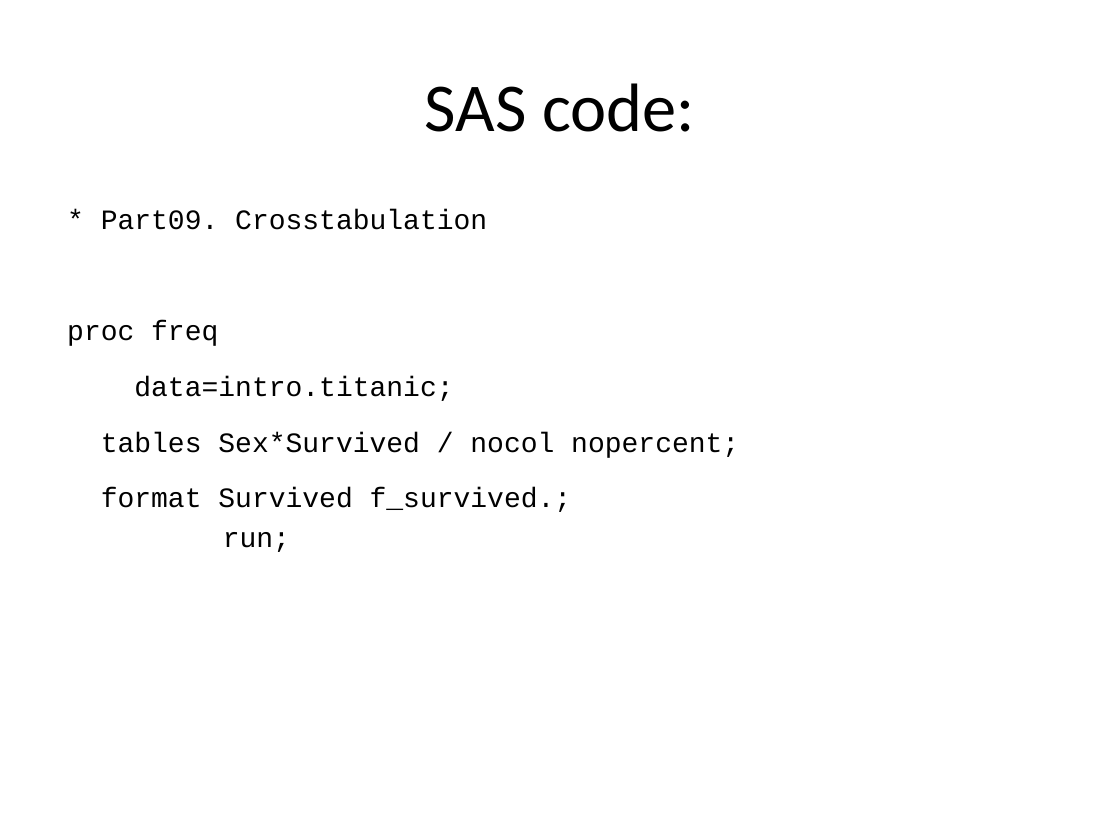
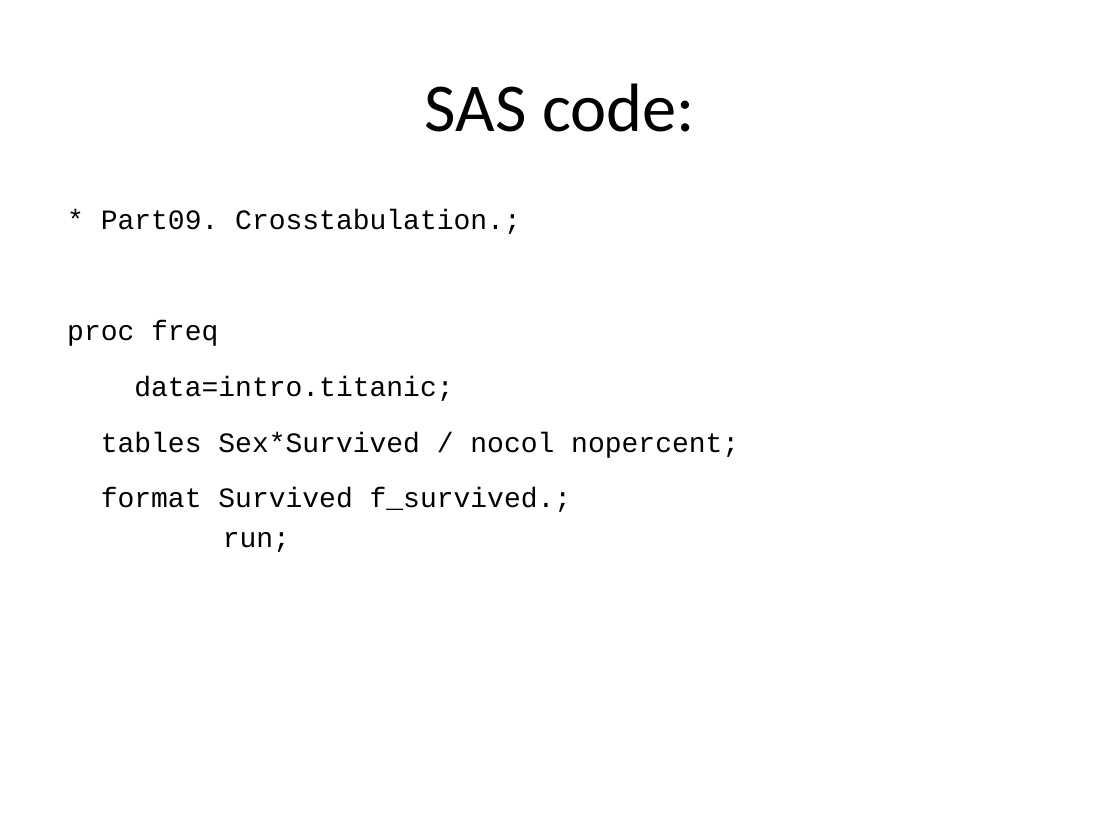
Before and after one commit to pmean/introduction-to-SAS, a slide deck: slide 21 of results/m04-slides-and-speaker-notes.pptx (slide 12 before the commit). Drawn at 1120x840 pixels with LibreOffice and Linux fonts; fonts in the diff are those of the drawing. Boxes give left, top, right and bottom in pixels: in the first picture for what was removed or moved away, otherwise in the second. Text is boxed around its words. In the diff, an @@ line names an element or a change of style, - is before the commit and + after.

```diff
--- a/results/m04-slides-and-speaker-notes.pptx
+++ b/results/m04-slides-and-speaker-notes.pptx
@@ text at (67,209,739,552): text changed @@
-* Part09. Crosstabulation
-proc freq
-data=intro.titanic;
-tables Sex*Survived / nocol nopercent;
-format Survived f_survived.;
-run;
+* Part09. Crosstabulation.;
+proc freq
+data=intro.titanic;
+tables Sex*Survived / nocol nopercent;
+format Survived f_survived.;
+run;
```
Also in this commit, not shown: 12 other slides changed, 20 slides added, 3 slides removed, 18 other files.
